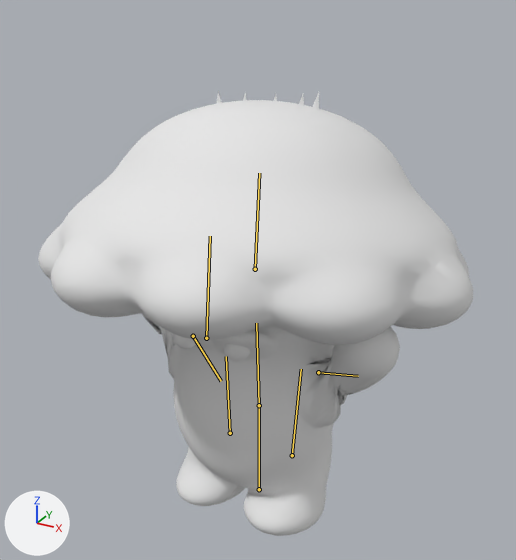
A saved change to the FBX model Assets/_Game/Resources/Art/Enemies/elite_mushroom/elite_mushroom.fbx.
One viewpoint serves both versions: a 50 mm lens placed at (0.692, -1.264, 1.32), pointed at (0.0, -0.006, 0.692). The lights are fixed; the arrows at lower left show +X, +Y and +Z. The older version comes first. Both versions are drawn at frame 25 of the action 'Rig|Victory'; the numbers are the values there. The bones that bend it are drawn over the model as lines.

The first picture shows 'Body'.
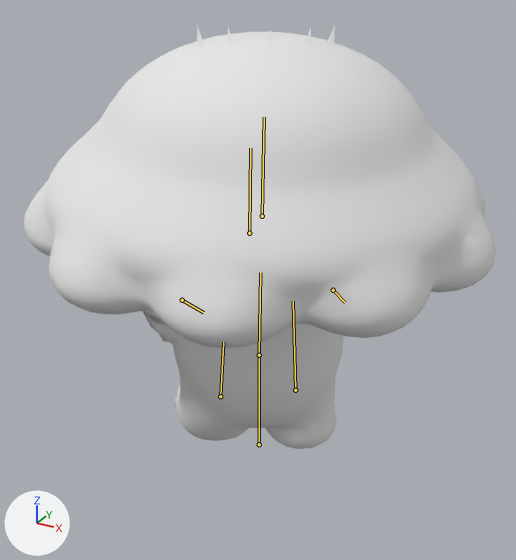
What differs and where, as boxes [x1, y1, x2, y2] in the pictures (516 x 560 px):
'Body', posed (9% wider)
    before: [38, 91, 473, 536]
    after: [23, 25, 496, 449]
bone 'root', root to tip
    before: (259, 489) to (259, 405)
    after: (259, 444) to (259, 355)
bone 'body', root to tip
    before: (259, 405) to (256, 323)
    after: (259, 355) to (260, 272)
bone 'head', root to tip
    before: (255, 269) to (259, 173)
    after: (262, 216) to (264, 117)
bone 'arm.R', root to tip
    before: (193, 336) to (221, 381)
    after: (333, 290) to (345, 302)
bone 'leg.R', root to tip
    before: (230, 433) to (226, 356)
    after: (295, 390) to (293, 301)
bone 'arm.L', root to tip
    before: (318, 372) to (358, 376)
    after: (182, 300) to (203, 312)
bone 'leg.L', root to tip
    before: (292, 455) to (301, 369)
    after: (220, 396) to (223, 342)

Diff of the bpy script that builds the scene:
```diff
--- a/Assets/_Game/Resources/Art/Enemies/elite_mushroom/elite_mushroom.fbx.py
+++ b/Assets/_Game/Resources/Art/Enemies/elite_mushroom/elite_mushroom.fbx.py
@@ bone_root @@
 bone_root = bpy.data.objects['Rig'].pose.bones['root']
-bone_root.location = (0.0, 0.113, 0.0)
-bone_root.rotation_quaternion = (1.0, 0.0, 0.0, 0.0)  # degrees (0, 0, 0)
+bone_root.location = (0.0, 0.249, 0.0)
+bone_root.rotation_quaternion = (-0.323, 0.0, 0.946, 0.0)  # degrees (0, -142, 0)
@@ bone_body @@
 bone_body = bpy.data.objects['Rig'].pose.bones['body']  # child of 'root'
-bone_body.rotation_quaternion = (0.999, 0.001, -0.034, 0.015)  # degrees (0, -4, 2)
+bone_body.rotation_quaternion = (0.999, -0.051, 0.0, 0.0)  # degrees (-6, 0, 0)
@@ bone_head @@
 bone_head = bpy.data.objects['Rig'].pose.bones['head']  # child of 'body'
-bone_head.rotation_quaternion = (0.994, -0.103, -0.003, 0.024)  # degrees (-12, 0, 3)
+bone_head.rotation_quaternion = (1.0, 0.0, 0.0, 0.0)  # degrees (0, 0, 0)
@@ bone_arm_r @@
 bone_arm_r = bpy.data.objects['Rig'].pose.bones['arm.R']  # child of 'body'
-bone_arm_r.rotation_quaternion = (0.272, -0.962, 0.024, -0.007)  # degrees (-148, 0, -3)
+bone_arm_r.rotation_quaternion = (0.832, -0.528, 0.092, -0.145)  # degrees (-65, 0, -20)
@@ bone_leg_r @@
 bone_leg_r = bpy.data.objects['Rig'].pose.bones['leg.R']  # child of 'body'
-bone_leg_r.rotation_quaternion = (1.0, 0.0, 0.0, 0.0)  # degrees (0, 0, 0)
+bone_leg_r.rotation_quaternion = (0.985, 0.171, 0.0, 0.0)  # degrees (20, 0, 0)
@@ bone_arm_l @@
 bone_arm_l = bpy.data.objects['Rig'].pose.bones['arm.L']  # child of 'body'
-bone_arm_l.rotation_quaternion = (0.509, -0.86, -0.021, 0.013)  # degrees (-119, 0, 3)
+bone_arm_l.rotation_quaternion = (0.832, -0.528, -0.092, 0.145)  # degrees (-65, 0, 20)
@@ bone_leg_l @@
 bone_leg_l = bpy.data.objects['Rig'].pose.bones['leg.L']  # child of 'body'
-bone_leg_l.rotation_quaternion = (0.995, -0.103, 0.0, 0.0)  # degrees (-12, 0, 0)
+bone_leg_l.rotation_quaternion = (0.985, -0.171, 0.0, 0.0)  # degrees (-20, 0, 0)
```
